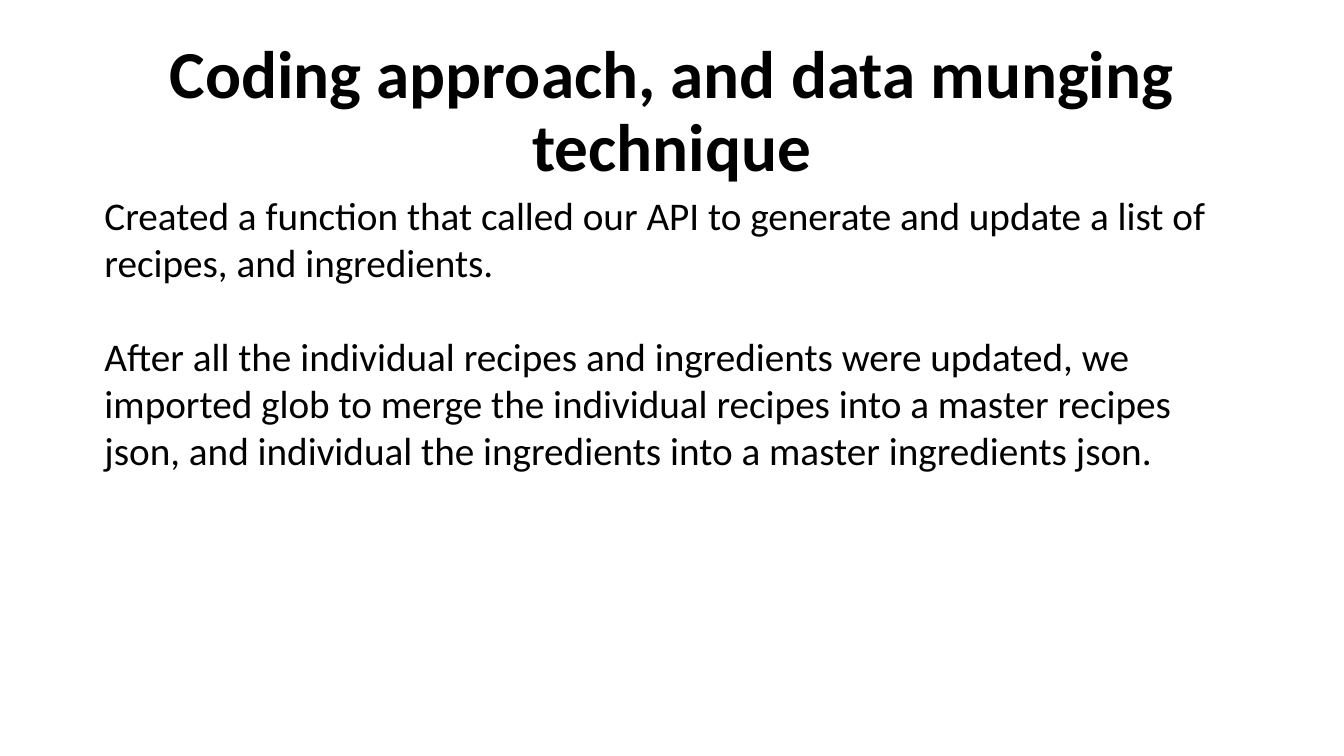
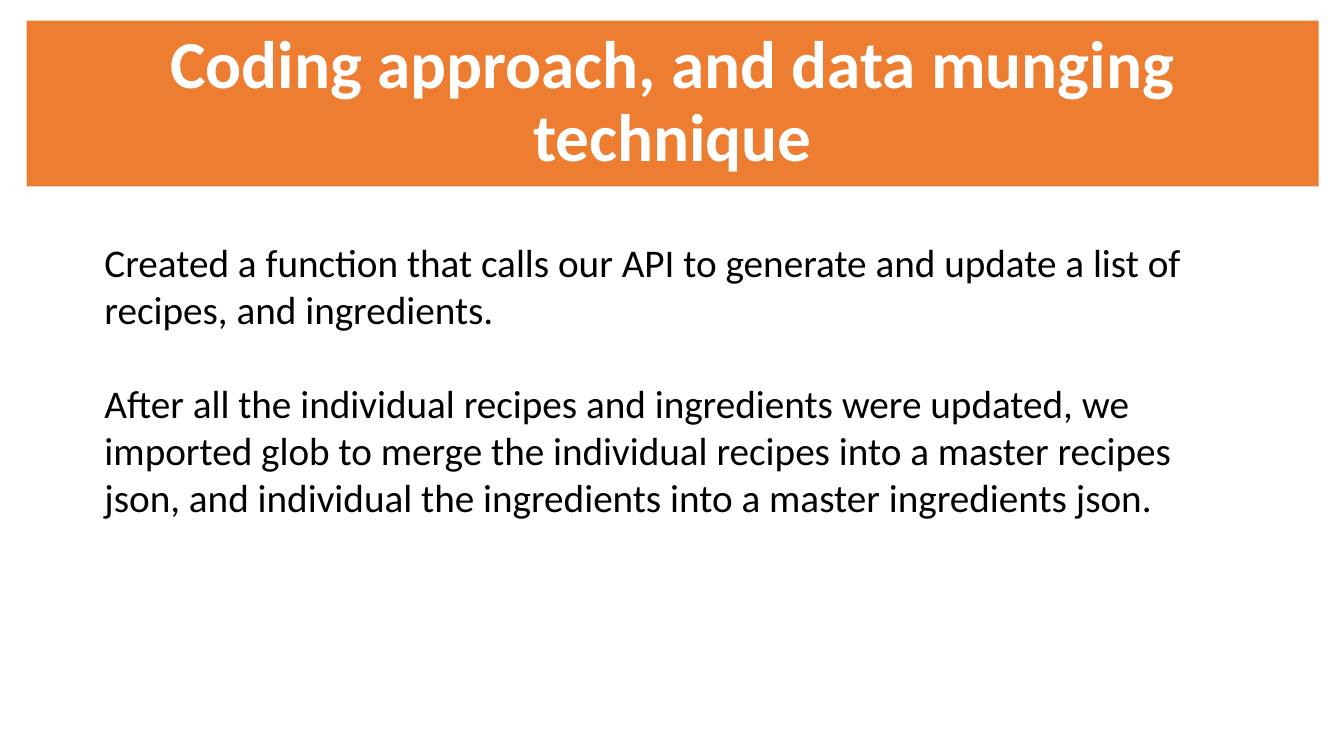
Before and after one commit to mlaska/Project2, a slide deck: slide 3 of Project2.pptx. Drawn at 1344x756 pixels with LibreOffice and Linux fonts; fonts in the diff are those of the drawing. Boxes give left, top, right and bottom in pixels: in the first picture for what was removed or moved away, otherwise in the second. Text is boxed around its words. In the diff, an @@ line names an element or a change of style, - is before the commit and + after.

```diff
--- a/Project2.pptx
+++ b/Project2.pptx
@@ title "Coding approach, and data munging ...": place and size @@
-title "Coding approach, and data munging ..." at [170, 51, 1173, 182]
+title "Coding approach, and data munging ..." at [27, 20, 1320, 186]
@@ title "Coding approach, and data munging ..." at [27, 20, 1320, 186]: text colour #000000 to #FFFFFF; fill none to #ED7D31 @@
@@ text at [104, 249, 1181, 331]: text changed @@
-Created a function that called our API to generate and update a list of recipes, and ingredients.
+Created a function that calls our API to generate and update a list of recipes, and ingredients.
```
Also in this commit, not shown: 1 slide added, 1 slide removed, 3 other files.
